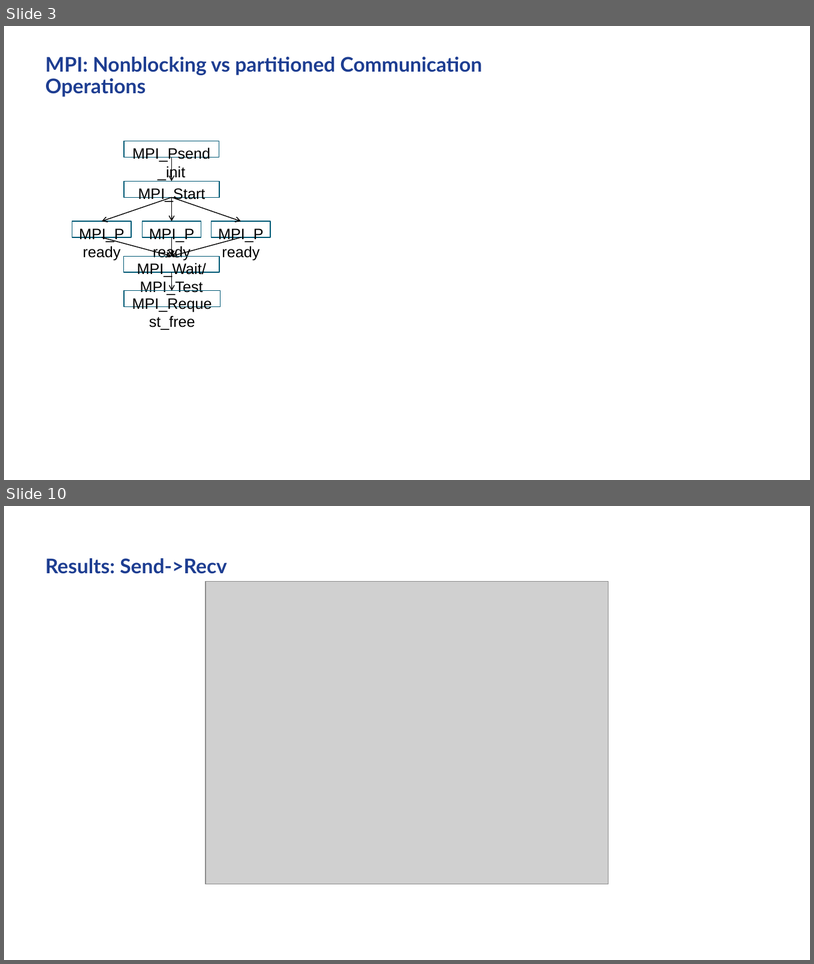
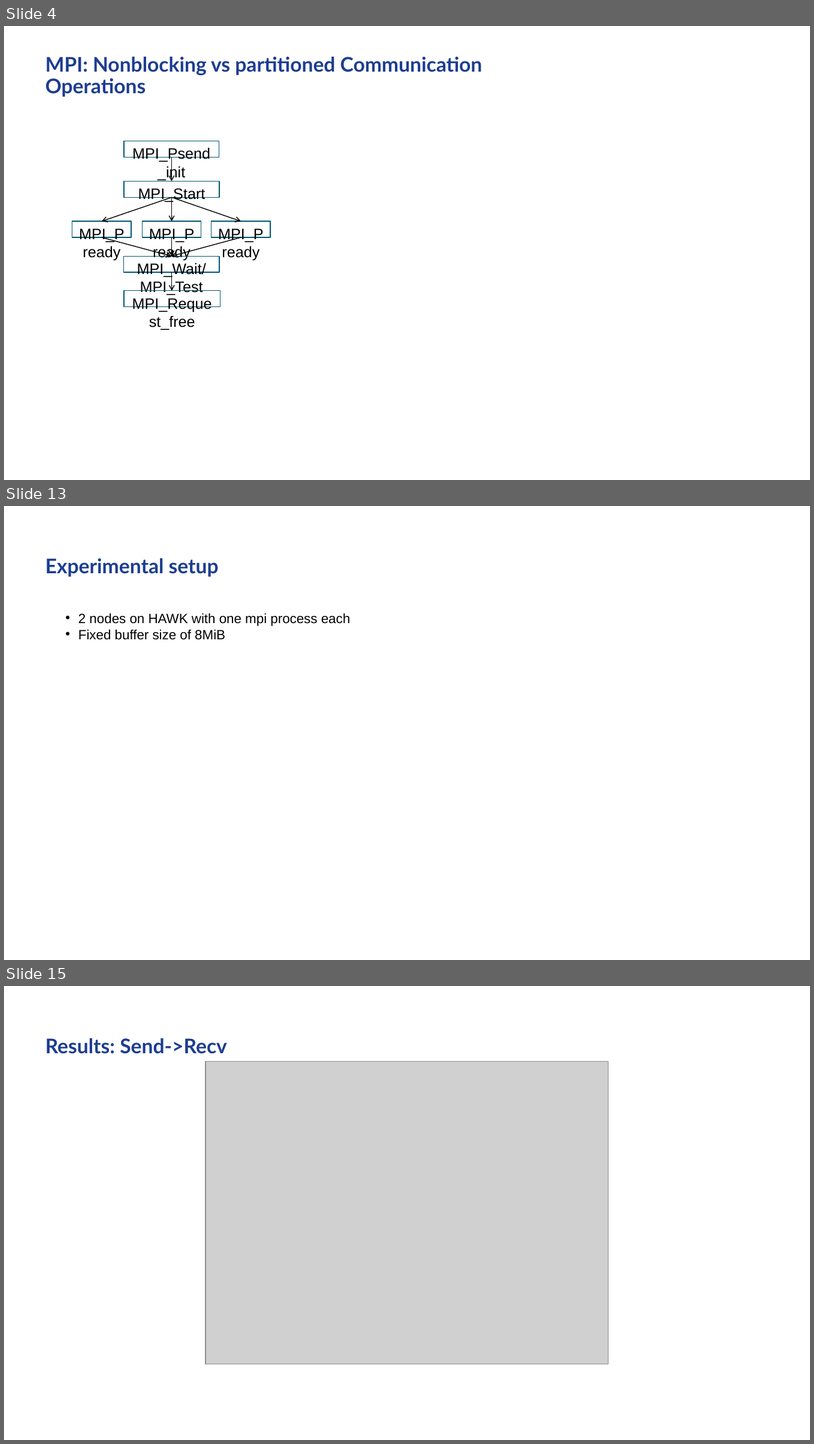
Before and after one commit to AxelSchneewind/mpi-benchmark, a slide deck: presentation/presentation-partitioned-progress.pptx. Shown one above the other, each under a label of ours: slides 3 and 10 before the commit, slides 4, 13 and 15 after it; the slides between them are not shown. The pictures are 814x964 and 814x1444 pixels, drawn with LibreOffice and Linux fonts; fonts in the diff are those of the drawing; grey boxes stand for pictures; background and template pictures are left out. Boxes give left, top, right and bottom in pixels: in the first picture for what was removed or moved away, otherwise in the second. Text is boxed around its words. In the diff, an @@ line names an element or a change of style, - is before the commit and + after.

```diff
--- a/presentation/presentation-partitioned-progress.pptx
+++ b/presentation/presentation-partitioned-progress.pptx
@@ slide 13 added at [4,506,810,960], background picture (left out) @@
@@ text added at [45,558,219,577], 24 pt, text #1D3D91, bold @@
+Experimental setup
@@ text added at [78,613,350,640], 16 pt, text #000000 @@
+• 2 nodes on HAWK with one mpi process each
+• Fixed buffer size of 8MiB
@@ what was slide 3 is now slide 4 @@
@@ what was slide 10 is now slide 15 @@
```
Also in this commit, not shown: 8 slides changed, 8 other slides added, 21 other files.
